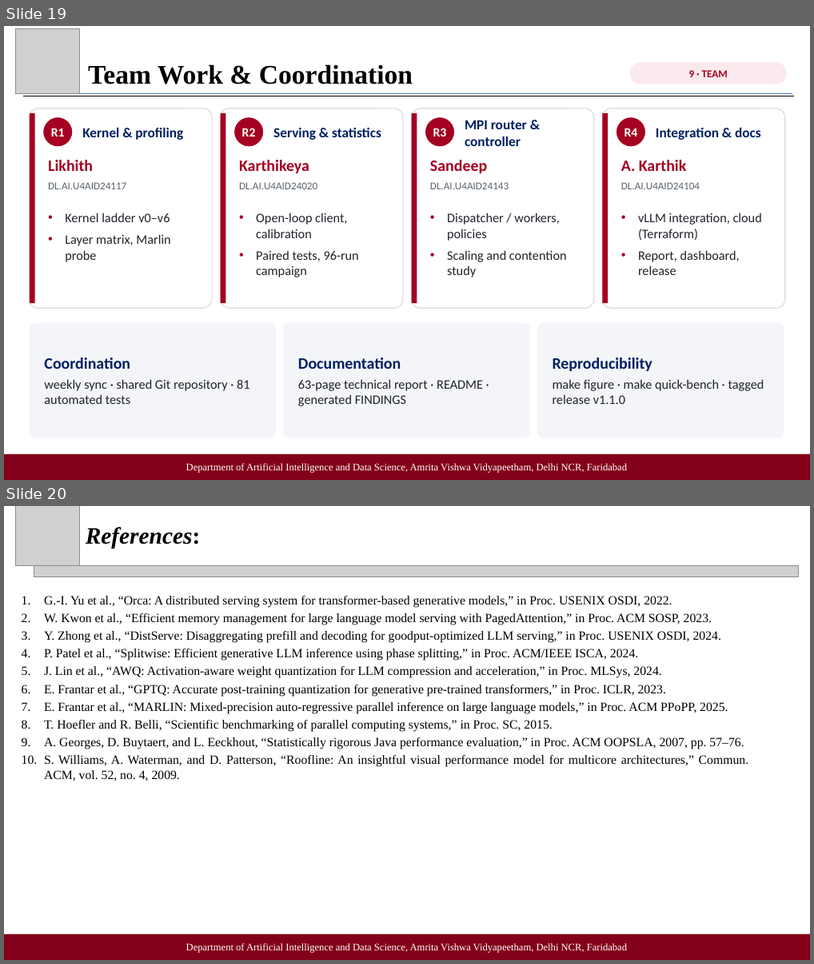
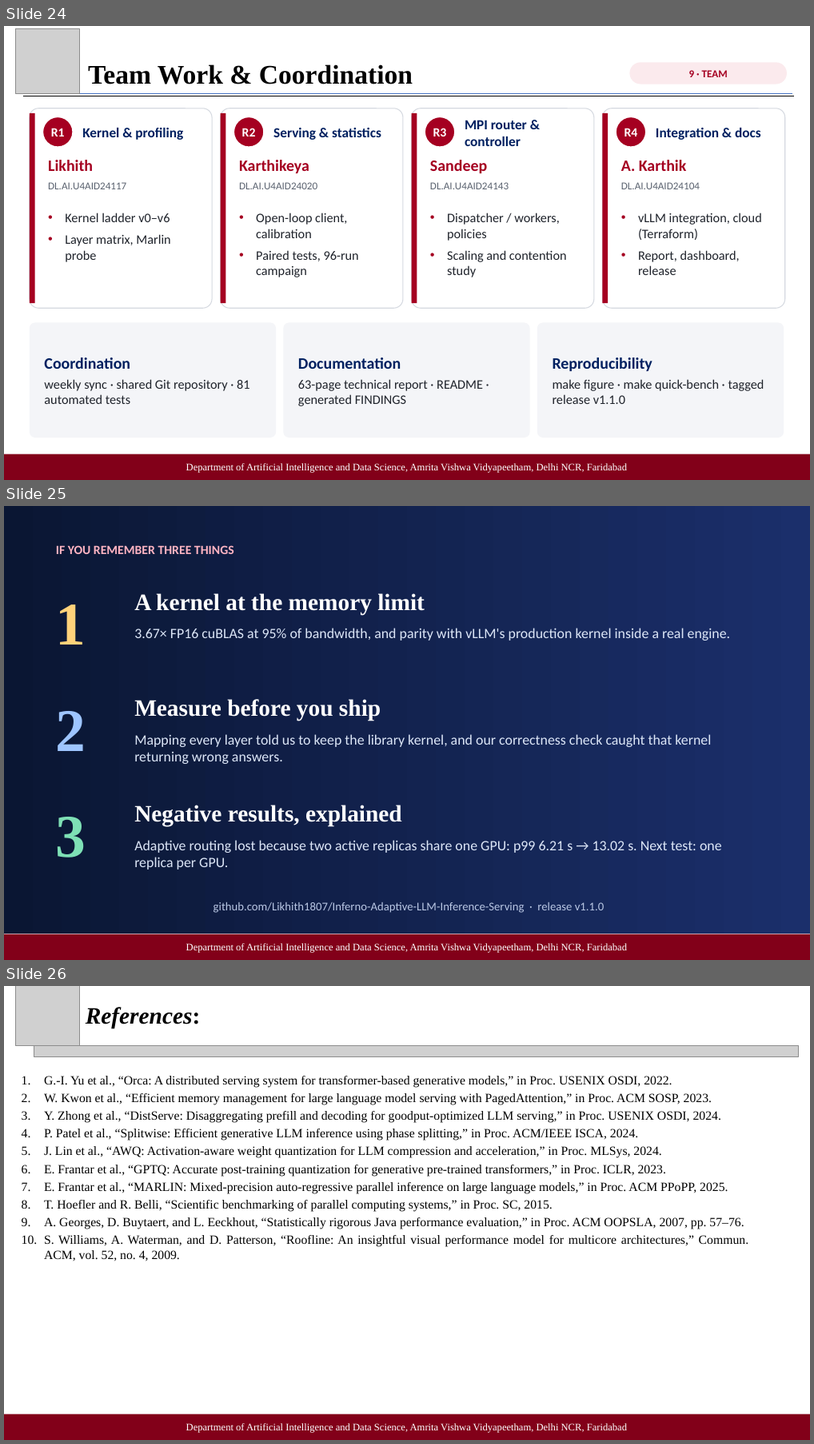
Before and after one commit to Likhith1807/Inferno-Adaptive-LLM-Inference-Serving, a slide deck: docs/Inferno_Final_Presentation_2026.pptx. Shown one above the other, each under a label of ours: slides 19 and 20 before the commit, slides 24, 25 and 26 after it. The pictures are 814x964 and 814x1444 pixels, drawn with LibreOffice and Linux fonts; fonts in the diff are those of the drawing; grey boxes stand for pictures. Boxes give left, top, right and bottom in pixels: in the first picture for what was removed or moved away, otherwise in the second. Text is boxed around its words. In the diff, an @@ line names an element or a change of style, - is before the commit and + after.

```diff
--- a/docs/Inferno_Final_Presentation_2026.pptx
+++ b/docs/Inferno_Final_Presentation_2026.pptx
@@ slide 25 added at <box>4,506,810,960</box>, background #FFFFFF @@
@@ rectangle added at <box>4,506,810,933</box>, fill gradient #0A1633 to #1B2F6B @@
@@ picture added at <box>15,509,80,573</box> @@
@@ text added at <box>56,545,234,554</box>, 15 pt, text #FFB4C2, bold @@
+IF YOU REMEMBER THREE THINGS
@@ line added from (22, 573) to (793, 573), #4472C4 0.5 pt @@
@@ line added from (22, 576) to (794, 576), #000000 1 pt @@
@@ text added at <box>134,593,425,615</box>, 28 pt, text #FFFFFF, bold @@
+A kernel at the memory limit
@@ text added at <box>56,604,86,644</box>, 72 pt, text #FFD27A, bold @@
+1
@@ text added at <box>134,628,731,640</box>, 17 pt, text #DCE6F7 @@
+3.67× FP16 cuBLAS at 95% of bandwidth, and parity with vLLM's production kernel inside a real engine.
@@ text added at <box>56,711,86,751</box>, 72 pt, text #9EC5FF, bold @@
+2
@@ text added at <box>134,699,381,720</box>, 28 pt, text #FFFFFF, bold @@
+Measure before you ship
@@ text added at <box>134,734,711,764</box>, 17 pt, text #DCE6F7 @@
+Mapping every layer told us to keep the library kernel, and our correctness check caught that kernel returning wrong answers.
@@ text added at <box>56,816,86,857</box>, 72 pt, text #7EE0B5, bold @@
+3
@@ text added at <box>134,804,402,827</box>, 28 pt, text #FFFFFF, bold @@
+Negative results, explained
@@ text added at <box>134,840,722,869</box>, 17 pt, text #DCE6F7 @@
+Adaptive routing lost because two active replicas share one GPU: p99 6.21 s → 13.02 s. Next test: one replica per GPU.
@@ text added at <box>214,902,604,912</box>, 14 pt, text #B9C7E4 @@
+github.com/Likhith1807/Inferno-Adaptive-LLM-Inference-Serving · release v1.1.0
@@ rectangle added at <box>4,934,810,960</box>, fill #820019, 12 pt, text #FFFFFF @@
+Department of Artificial Intelligence and Data Science, Amrita Vishwa Vidyapeetham, Delhi NCR, Faridabad
@@ page number added at <box>738,933,749,945</box>, 12 pt, text #8C8C8C @@
+25
@@ what was slide 19 is now slide 24 @@
@@ what was slide 20 is now slide 26 @@
```
Also in this commit, not shown: 5 other slides added, 1 other file.
